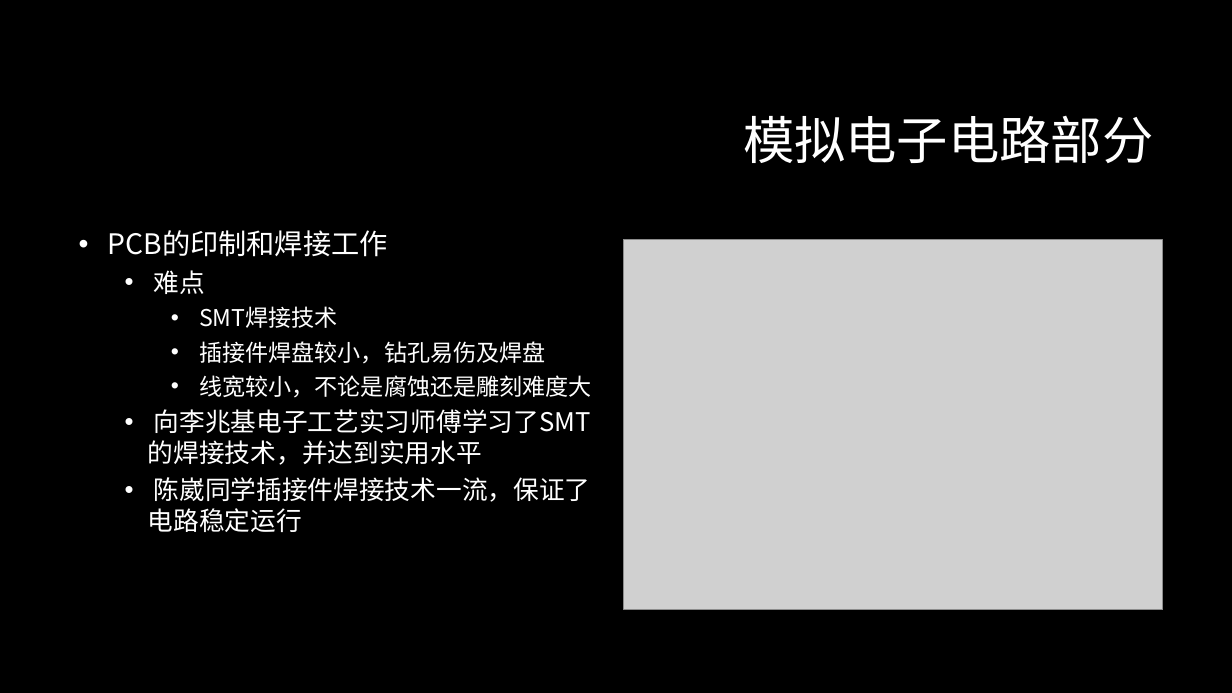
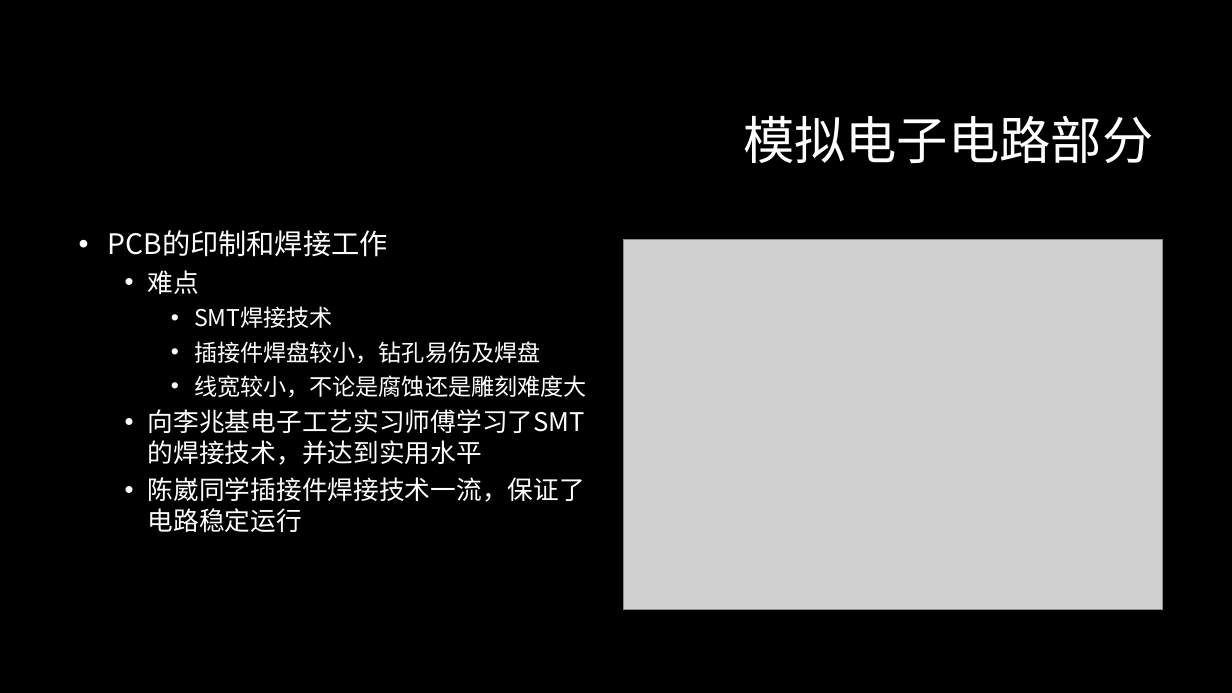
Before and after one commit to ZeroWeight/Project-of-Electronic-Circuits, a slide deck: slide 12 of report/final/final.pptx. Drawn at 1232x693 pixels with LibreOffice and Linux fonts; fonts in the diff are those of the drawing; grey boxes stand for pictures; background and template pictures are left out. Boxes give left, top, right and bottom in pixels: in the first picture for what was removed or moved away, otherwise in the second. Text is boxed around its words. In the diff, an @@ line names an element or a change of style, - is before the commit and + after.

```diff
--- a/report/final/final.pptx
+++ b/report/final/final.pptx
@@ text "PCB的印制和焊接工作" rewrapped from box(108, 230, 592, 532) to box(108, 230, 587, 532) @@
```
Also in this commit, not shown: 6 other slides changed.
